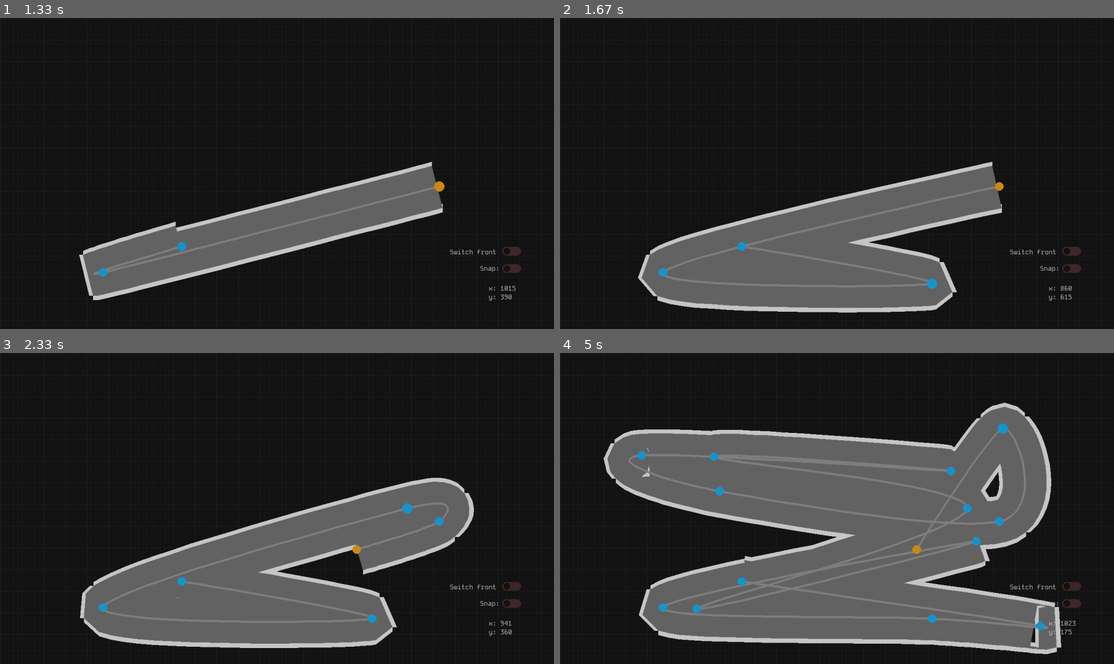
Above: before the commit, frames 1-4 (two rows, left to right).
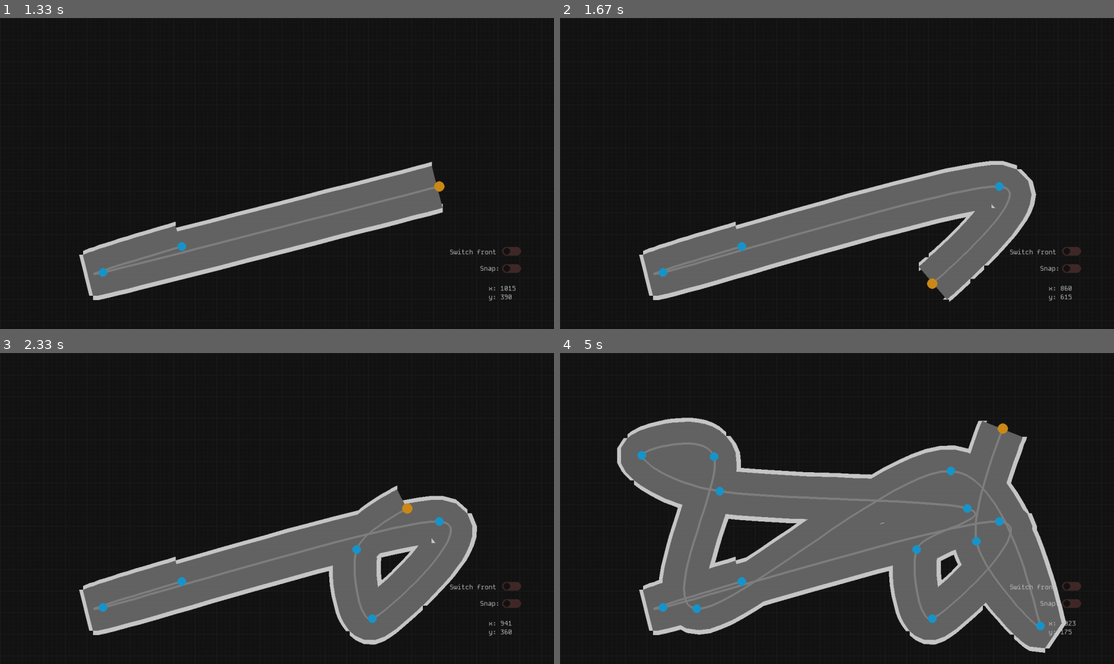
Above: after the commit, the same moments.

Repository: Raphael-W/Racing-Line
Game: pygame game, started from main.py
Two runs of this game, one before a commit and one after it. Both use one fixed random seed, a clock stepped at 60 frames per second and the inputs below.
Inputs (mouse positions are in pixels of both pictures, inside the frame that each line leads up to):
- Up to frame 1 (1.33 s): press the mouse at (72, 142) at 0.37 s; move the mouse to (127, 195) at 0.47 s; release the mouse at (182, 245) at 0.6 s; press the mouse at (72, 142) at 0.7 s; move the mouse to (88, 207) at 0.8 s; release the mouse at (105, 273) at 0.93 s; press the mouse at (72, 142) at 1.03 s; move the mouse to (254, 164) at 1.13 s; release the mouse at (437, 185) at 1.27 s
- Up to frame 2 (1.67 s): click (931, 282) at 1.38 s
- Up to frame 3 (2.33 s): click (354, 548) at 1.72 s; click (404, 508) at 2.05 s
- Up to frame 4 (5 s): click (720, 489) at 2.38 s; click (643, 455) at 2.72 s; click (715, 455) at 3.05 s; click (698, 608) at 3.38 s; click (947, 471) at 3.72 s; click (1041, 626) at 4.05 s; click (975, 539) at 4.38 s; click (1003, 427) at 4.72 s

Frame 1 is identical in both runs. In frame 2, 13% of the frame differs, in the area x 14-86%, y 45-95%; in frame 3, 16%; in frame 4, 26%, in the area x 7-92%, y 15-97%.

Commit message:
Fixed mouseOnCurve issue

Diff:
--- a/main.py
+++ b/main.py
@@ -79,7 +79,7 @@
         if event.type == pygame.MOUSEBUTTONDOWN and pygame.mouse.get_pressed()[0] and (mainTrack.mouseHovering is None) and (not UILayer.mouseOnLayer((mousePosX, mousePosY))):
             index = -1
             if len(mainTrack.points) >= 2:
-                onLine, nearPointIndex = mainTrack.mouseOnCurve(mousePosX - offsetPosition[0], mousePosY - offsetPosition[1], 10)
+                onLine, nearPointIndex = mainTrack.mouseOnCurve(mousePosX - offsetPosition[0], mousePosY - offsetPosition[1], 20)
                 if onLine: index = nearPointIndex
                 if switchFront.value: index = 0
             mainTrack.add(ControlPoint(mousePosX - offsetPosition[0], mousePosY - offsetPosition[1]), index = index)
--- a/spline.py
+++ b/spline.py
@@ -8,12 +8,18 @@
 
     return math.sqrt(((y2 - y1) ** 2) + ((x1 - x2) ** 2))
 
-def lineToPointDistance(point1, point2, point3):
-    point1 = np.array(point1)
-    point2 = np.array(point2)
-    point3 = np.array(point3)
-
-    return np.abs(np.cross(point2-point1, point1-point3)) / np.linalg.norm(point2-point1)
+def lineToPointDistance(lineA, lineB, point):
+    lineA = np.array(lineA)
+    lineB = np.array(lineB)
+    point = np.array(point)
+
+    l2 = pointDistance(lineA, lineB) ** 2
+    if l2 == 0:
+        return pointDistance(point, lineA)
+
+    t = max(0, min(1, np.dot(point - lineA, lineB - lineA) / l2))
+    projection = lineA + t * (lineB - lineA)
+    return pointDistance(point, projection)
 
 def findKink(point, linePoints, width):
     kinkFound = False
